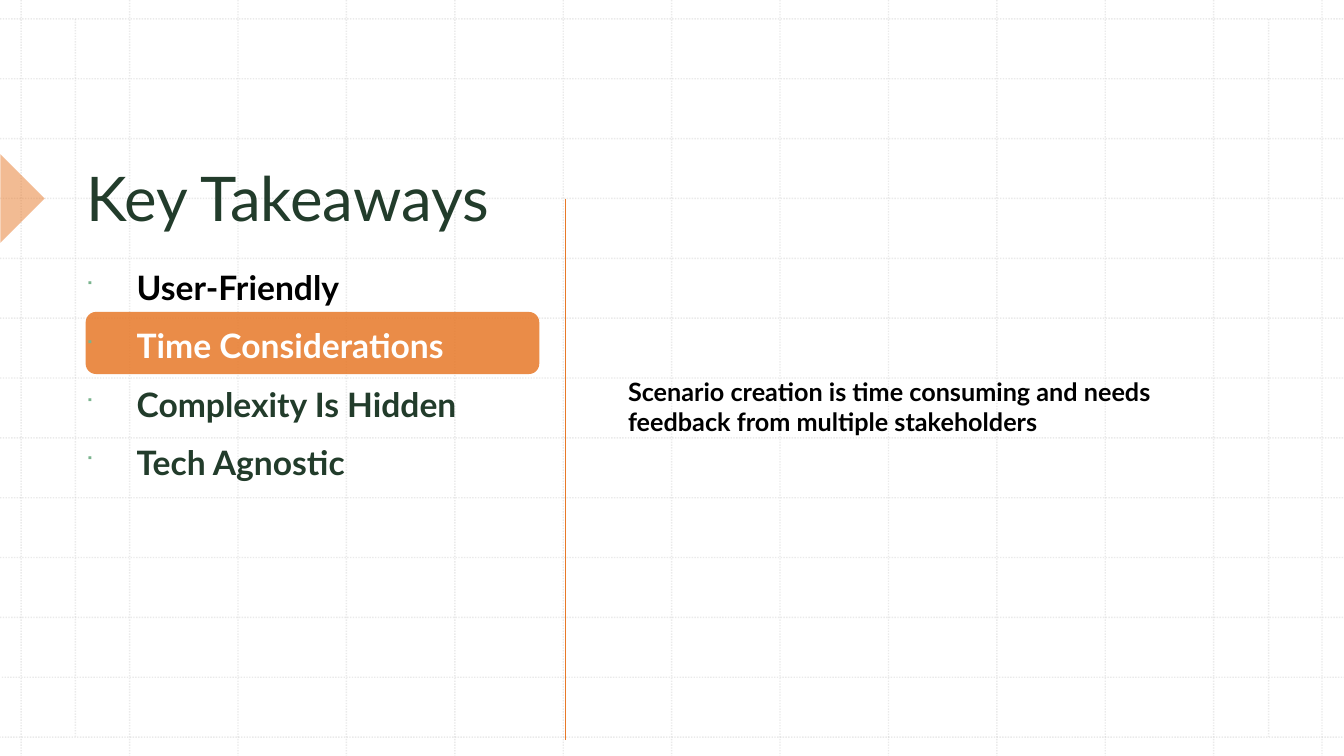
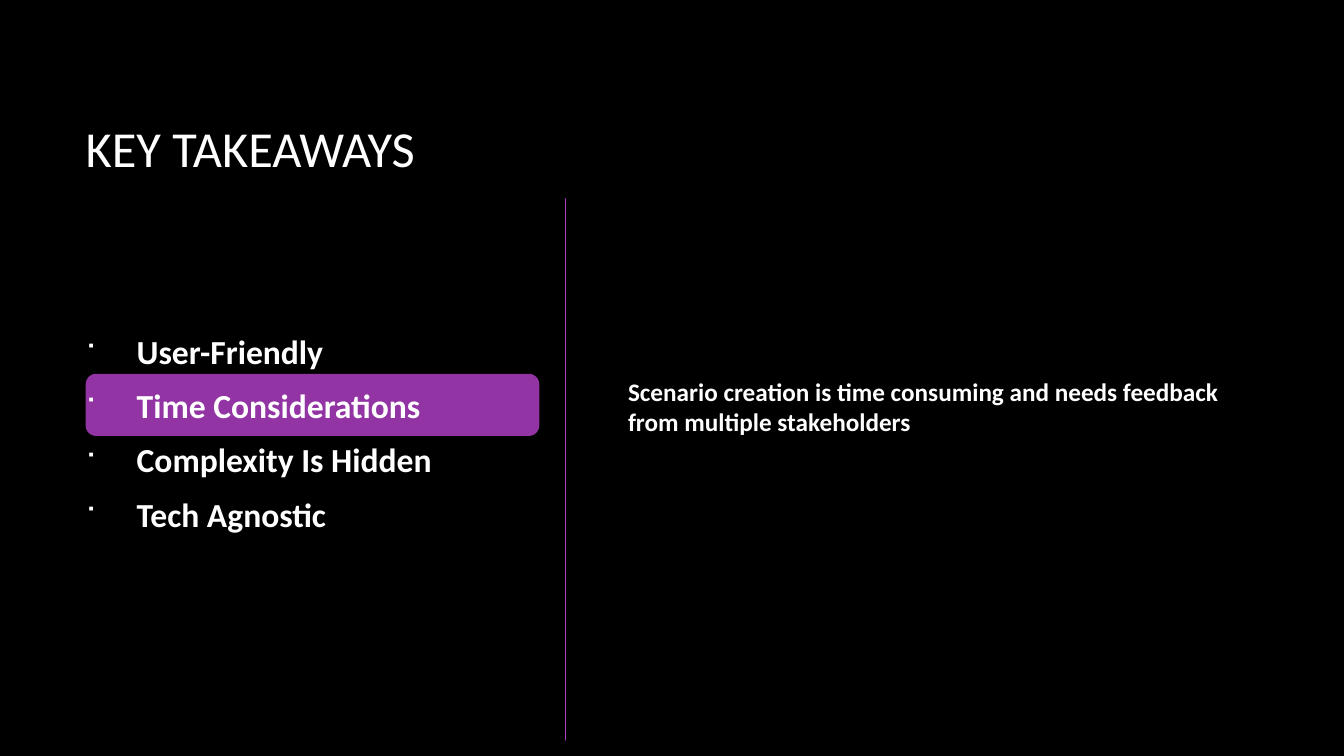
Before and after one commit to misge-dotcom/LSZ_2025, a slide deck: slide 10 of Cyber Risk from Theory to Practice LSZ2025.pptx. Drawn at 1344x756 pixels with LibreOffice and Linux fonts; fonts in the diff are those of the drawing; background and template pictures are left out. Boxes give left, top, right and bottom in pixels: in the first picture for what was removed or moved away, otherwise in the second. Text is boxed around its words. In the diff, an @@ line names an element or a change of style, - is before the commit and + after.

```diff
--- a/Cyber Risk from Theory to Practice LSZ2025.pptx
+++ b/Cyber Risk from Theory to Practice LSZ2025.pptx
@@ background #FFFFFF to picture (left out) @@
@@ group removed at <box>0,0,1344,756</box>: 28 lines @@
@@ title "KEY TAKEAWAYS" at <box>86,134,414,168</box>: vertical alignment bottom to middle @@
@@ title at <box>86,134,414,168</box>: text changed; size 44 to 36 pt; font Lato to Calibri; text colour #223C2B to #FFFFFF @@
-Key Takeaways
+KEY TAKEAWAYS
@@ right triangle removed at <box>0,154,44,243</box> @@
@@ line (566, 199) - (566, 740): stroke #E77929 0.5 pt to #AC3EC1 0.75 pt @@
@@ text "User-Friendly" at <box>137,340,431,533</box>: font Lato to Calibri; text colour #000000 to #FFFFFF in "User-Friendly"; text colour #223C2B to #FFFFFF in "Complexity Is Hidden", "Tech Agnostic"; line spacing 1.1 to 1; bullet colour #7AB48E to #FFFFFF; vertical alignment top to middle @@
@@ rounded rectangle: place and size @@
-rounded rectangle at <box>86,312,539,374</box>
+rounded rectangle at <box>86,374,539,437</box>
@@ rounded rectangle at <box>86,374,539,437</box>: fill #E77929 at 85% opacity to #AC3EC1 at 85% opacity @@
@@ text "Scenario creation is time consuming ..." at <box>628,383,1218,435</box>: font Lato to Calibri, text colour #000000 to #FFFFFF @@
```
Also in this commit, not shown: 12 other slides changed.
